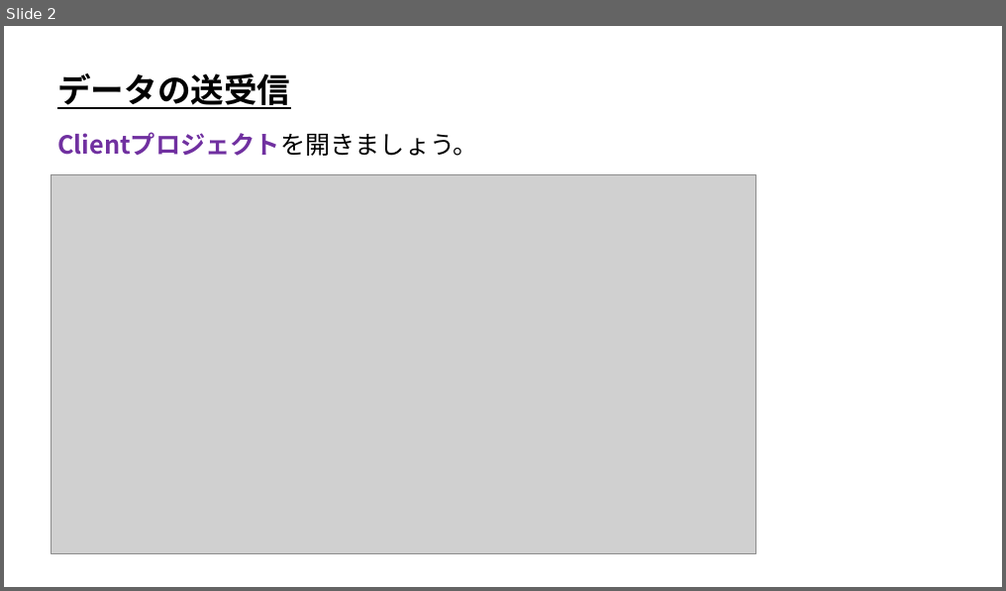
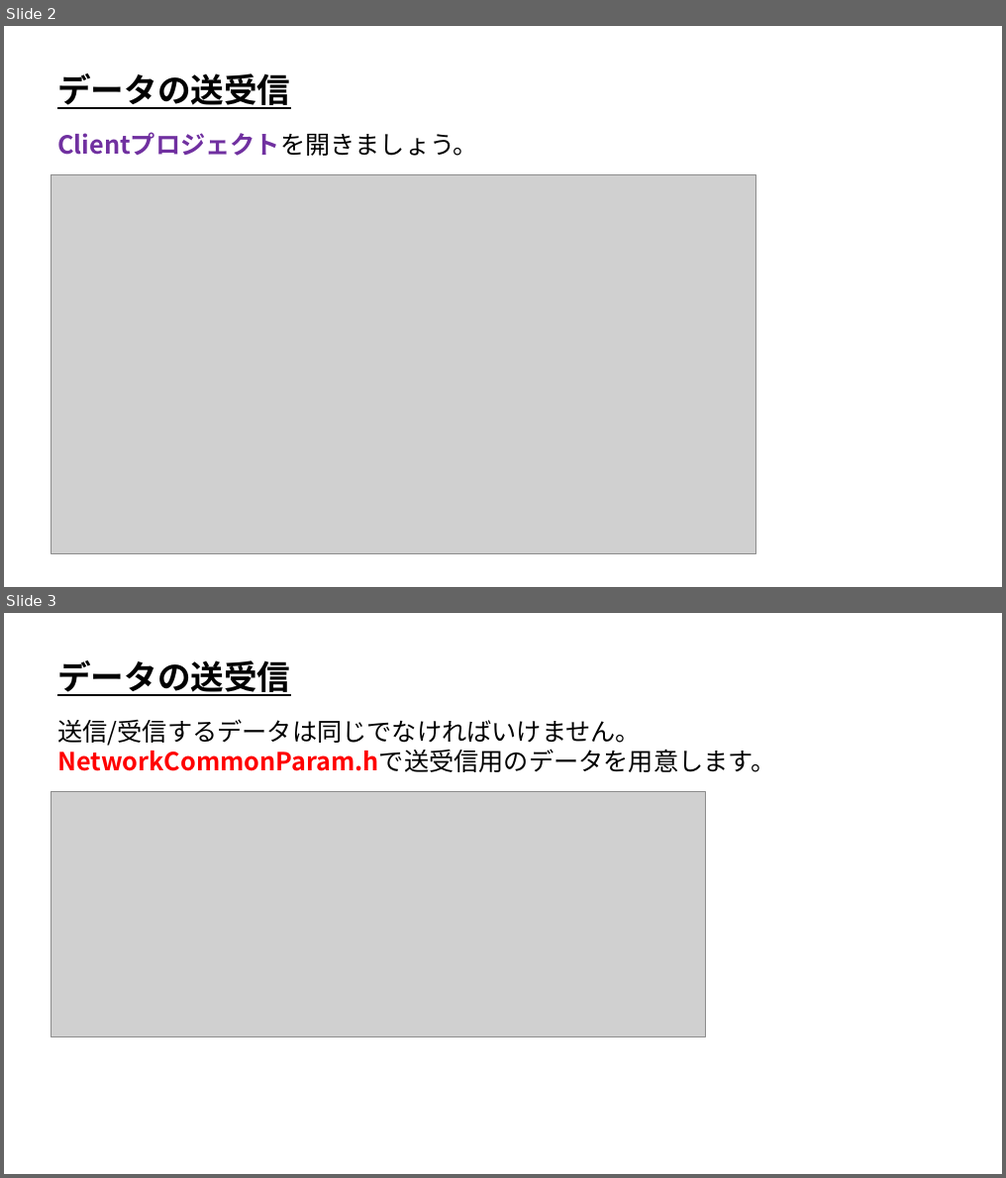
Before and after one commit to ArakiYusuke-Ohara/Textbook, a slide deck: ゲーム科3年/00_前期/オンラインゲームプログラミングⅠ/02_データの送受信.pptx. Shown one above the other, each under a label of ours: slide 2 before the commit, slides 2 and 3 after it. The pictures are 1006x591 and 1006x1178 pixels, drawn with LibreOffice and Linux fonts; fonts in the diff are those of the drawing; grey boxes stand for pictures. Boxes give left, top, right and bottom in pixels: in the first picture for what was removed or moved away, otherwise in the second. Text is boxed around its words. In the diff, an @@ line names an element or a change of style, - is before the commit and + after.

```diff
--- a/ゲーム科3年/00_前期/オンラインゲームプログラミングⅠ/02_データの送受信.pptx
+++ b/ゲーム科3年/00_前期/オンラインゲームプログラミングⅠ/02_データの送受信.pptx
@@ slide 3 added at [4,613,1002,1174], background #FFFFFF @@
@@ text added at [57,661,290,696], 32 pt, text #000000, bold, underline @@
+データの送受信
@@ text added at [57,719,775,772], 24 pt, text #000000 @@
+送信/受信するデータは同じでなければいけません。
+NetworkCommonParam.hで送受信用のデータを用意します。
@@ picture added at [51,792,706,1037] @@
```
Also in this commit, not shown: 5 slides changed, 2 other slides added, 2 slides removed.
